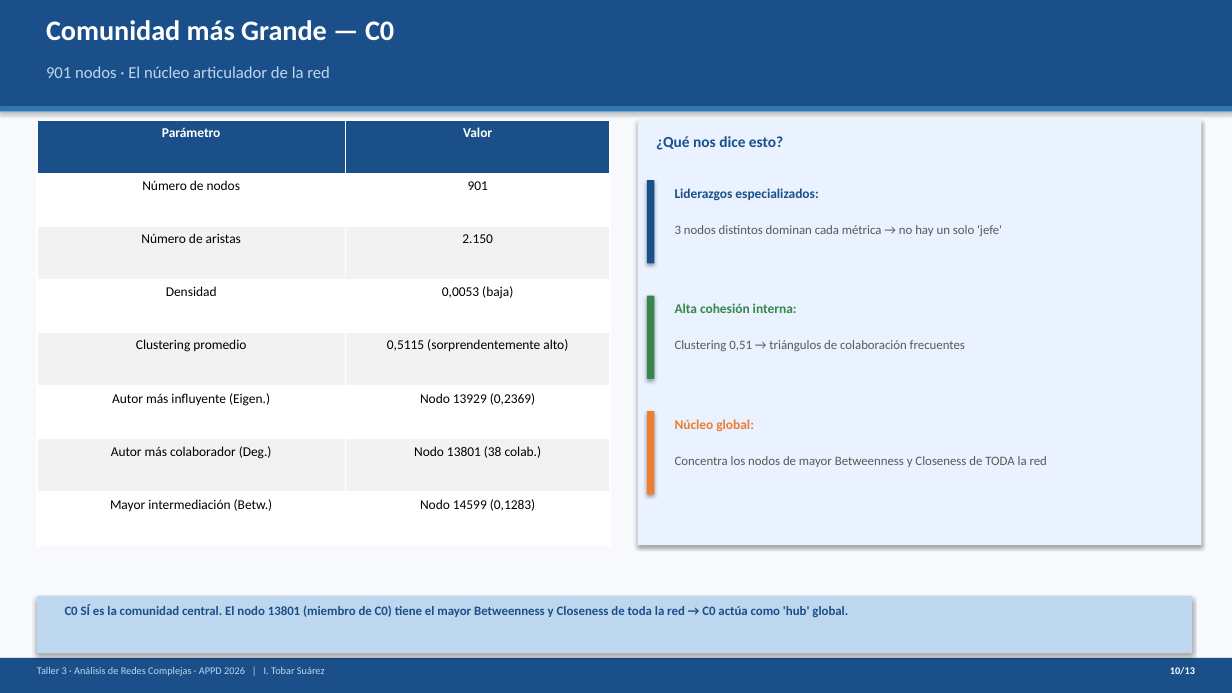
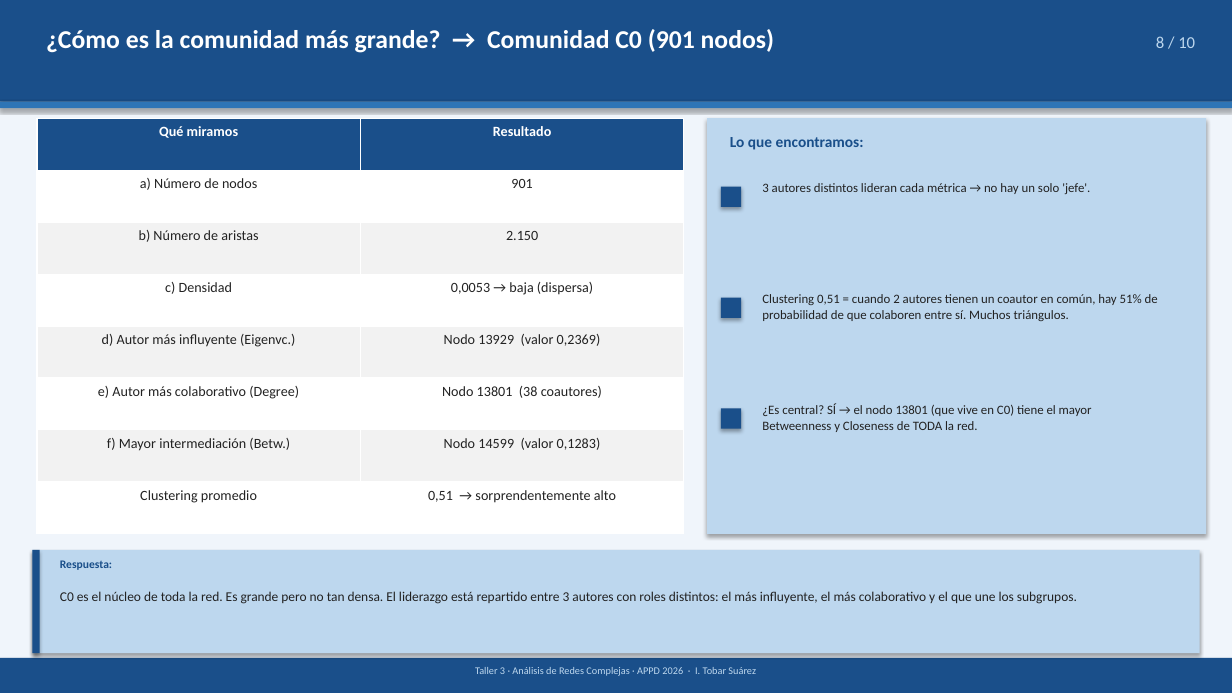
Before and after one commit to itsnaacho/TALLER-, a slide deck: slide 9 of Taller3_Presentacion.pptx (slide 10 before the commit). Drawn at 1232x693 pixels with LibreOffice and Linux fonts; fonts in the diff are those of the drawing. Boxes give left, top, right and bottom in pixels: in the first picture for what was removed or moved away, otherwise in the second. Text is boxed around its words. In the diff, an @@ line names an element or a change of style, - is before the commit and + after.

```diff
--- a/Taller3_Presentacion.pptx
+++ b/Taller3_Presentacion.pptx
@@ rectangle: place and size @@
-rectangle at [0,0,1232,106]
+rectangle at [0,0,1232,102]
@@ rectangle at [0,0,1232,693]: fill #F7F9FC to #F0F5FB @@
@@ text at [46,29,774,53]: text changed; size 22 to 20 pt @@
-Comunidad más Grande — C0
+¿Cómo es la comunidad más grande? → Comunidad C0 (901 nodos)
@@ text added at [1156,36,1195,48], 13 pt, text #BDD7EE @@
+8 / 10
@@ text removed at [46,66,330,78] @@
-901 nodos · El núcleo articulador de la red
@@ rectangle: place and size @@
-rectangle at [0,106,1232,112]
+rectangle at [0,102,1232,108]
@@ table at [37,118,684,534] @@
-row 1, column 1: Parámetro
+row 1, column 1: Qué miramos
-row 1, column 2: Valor
+row 1, column 2: Resultado
-row 2, column 1: Número de nodos
+row 2, column 1: a) Número de nodos
-row 3, column 1: Número de aristas
+row 3, column 1: b) Número de aristas
-row 4, column 1: Densidad
+row 4, column 1: c) Densidad
-row 4, column 2: 0,0053 (baja)
+row 4, column 2: 0,0053 → baja (dispersa)
-row 5, column 1: Clustering promedio
+row 5, column 1: d) Autor más influyente (Eigenvc.)
-row 5, column 2: 0,5115 (sorprendentemente alto)
+row 5, column 2: Nodo 13929 (valor 0,2369)
-row 6, column 1: Autor más influyente (Eigen.)
+row 6, column 1: e) Autor más colaborativo (Degree)
-row 6, column 2: Nodo 13929 (0,2369)
+row 6, column 2: Nodo 13801 (38 coautores)
-row 7, column 1: Autor más colaborador (Deg.)
+row 7, column 1: f) Mayor intermediación (Betw.)
-row 7, column 2: Nodo 13801 (38 colab.)
+row 7, column 2: Nodo 14599 (valor 0,1283)
-row 8, column 1: Mayor intermediación (Betw.)
+row 8, column 1: Clustering promedio
-row 8, column 2: Nodo 14599 (0,1283)
+row 8, column 2: 0,51 → sorprendentemente alto
@@ size 10.5 to 11 pt, text colour #000000 to #222222 in "901", "2.150" @@
@@ table: place and size @@
-table at [37,120,610,545]
+table at [37,118,684,534]
@@ rectangle: place and size @@
-rectangle at [638,120,1202,545]
+rectangle at [707,118,1206,534]
@@ rectangle at [707,118,1206,534]: fill #EAF2FF to #BDD7EE @@
@@ text removed at [656,136,783,150] @@
-¿Qué nos dice esto?
@@ text added at [730,137,864,150], 12 pt, text #1A4F8A, bold @@
+Lo que encontramos:
@@ text removed at [675,188,818,201] @@
-Liderazgos especializados:
@@ rectangle: place and size @@
-rectangle at [647,180,654,263]
+rectangle at [721,187,741,207]
@@ text at [762,183,1090,194]: text changed; text colour #595959 to #222222 @@
-3 nodos distintos dominan cada métrica → no hay un solo 'jefe'
+3 autores distintos lideran cada métrica → no hay un solo 'jefe'.
@@ rectangle added at [721,298,741,318], fill #1A4F8A @@
@@ text added at [762,294,1158,321], 10 pt, text #222222 @@
+Clustering 0,51 = cuando 2 autores tienen un coautor en común, hay 51% de
+probabilidad de que colaboren entre sí. Muchos triángulos.
@@ text removed at [675,303,797,313] @@
-Alta cohesión interna:
@@ text removed at [675,340,965,351] @@
-Clustering 0,51 → triángulos de colaboración frecuentes
@@ text removed at [675,419,754,432] @@
-Núcleo global:
@@ rectangle: place and size @@
-rectangle at [647,296,654,379]
+rectangle at [721,409,741,429]
@@ rectangle at [721,409,741,429]: fill #37864C to #1A4F8A @@
@@ text at [762,403,1092,432]: text changed; text colour #595959 to #222222 @@
-Concentra los nodos de mayor Betweenness y Closeness de TODA la red
+¿Es central? SÍ → el nodo 13801 (que vive en C0) tiene el mayor
+Betweenness y Closeness de TODA la red.
@@ rectangle: place and size @@
-rectangle at [37,596,1192,653]
+rectangle at [32,550,1200,653]
@@ rectangle: place and size @@
-rectangle at [647,411,654,494]
+rectangle at [32,550,40,653]
@@ rectangle at [32,550,40,653]: fill #ED7D31 to #1A4F8A @@
@@ text added at [60,560,112,570], 9 pt, text #1A4F8A, bold @@
+Respuesta:
@@ text at [60,591,1077,604]: text changed; size 10 to 10.5 pt; text colour #1A4F8A to #222222; bold off @@
-C0 SÍ es la comunidad central. El nodo 13801 (miembro de C0) tiene el mayor Betweenness y Closeness de toda la red → C0 actúa como 'hub' global.
+C0 es el núcleo de toda la red. Es grande pero no tan densa. El liderazgo está repartido entre 3 autores con roles distintos: el más influyente, el más colaborativo y el que une los subgrupos.
@@ text at [475,667,756,676]: text changed @@
-Taller 3 · Análisis de Redes Complejas · APPD 2026 | I. Tobar Suárez
+Taller 3 · Análisis de Redes Complejas · APPD 2026 · I. Tobar Suárez
@@ text removed at [1170,667,1195,675] @@
-10/13
```
Also in this commit, not shown: 9 other slides changed, 2 slides added, 3 slides removed, 1 other file.
